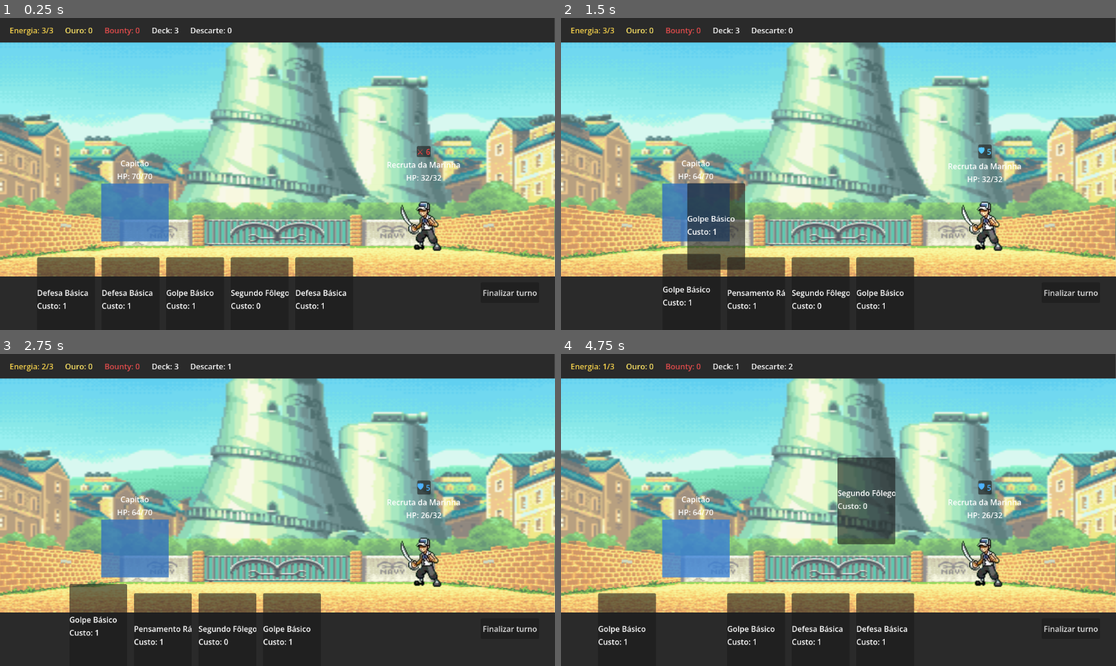
Above: before the commit, frames 1-4 (two rows, left to right).
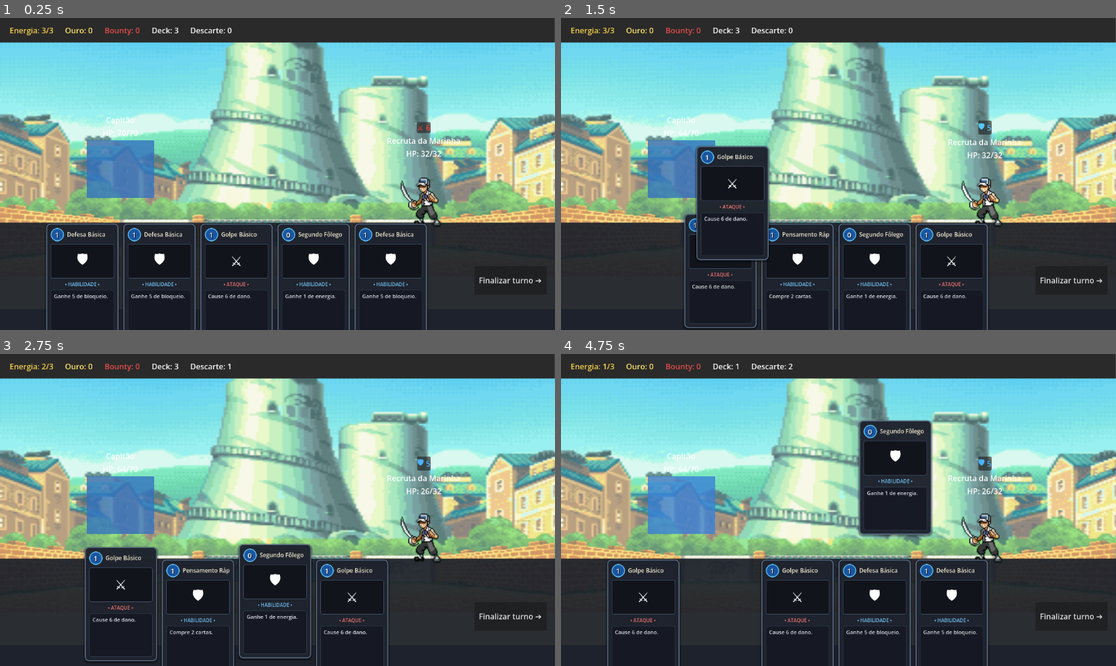
Above: after the commit, the same moments.

Repository: diogoasp/grand-voyage-deckbuilder
Game: Godot game, scene res://scenes/combat/CombatScene.tscn
The game is run twice, just before and just after one commit, with the same random seed, the same clock (stepped at 60 frames per second) and the same inputs. This scene is started directly instead of the project's main scene.
Inputs (mouse positions are in pixels of both pictures, inside the frame that each line leads up to):
- Up to frame 1 (0.25 s): no input
- Up to frame 2 (1.5 s): click "Finalizar turno" (after the commit: "Finalizar turno ➔") at 0.5 s; drag from (627, 301) to (894, 105) at 1.27 s
- Up to frame 3 (2.75 s): drag from (99, 637) to (249, 572) at 2.02 s
- Up to frame 4 (4.75 s): move the mouse to (721, 637) at 2.77 s; click (721, 637) at 2.92 s; drag from (627, 637) to (672, 463) at 3.52 s; drag from (694, 637) to (866, 510) at 4.27 s

The runs differ from the first frame. In frame 1, 23% of the frame differs, in the area x 0-100%, y 31-100%; in frame 2, 25%; in frame 3, 24%; in frame 4, 29%, in the area x 0-100%, y 21-100%.

Commit message:
Visual Cards Redesign

Diff:
--- a/scenes/combat/CardView.tscn
+++ b/scenes/combat/CardView.tscn
@@ -2,21 +2,160 @@
 
 [ext_resource type="Script" uid="uid://crijxbr6su6if" path="res://scenes/combat/card_view.gd" id="1_ty6ft"]
 
-[node name="CardView" type="PanelContainer" unique_id=1551394569]
-offset_right = 110.0
-offset_bottom = 160.0
-size_flags_stretch_ratio = 0.0
+[sub_resource type="StyleBoxFlat" id="StyleBoxFlat_card_bg"]
+bg_color = Color(0.12, 0.14, 0.18, 0.96)
+border_width_left = 2
+border_width_top = 2
+border_width_right = 2
+border_width_bottom = 2
+border_color = Color(0.35, 0.42, 0.52, 1)
+corner_radius_top_left = 8
+corner_radius_top_right = 8
+corner_radius_bottom_right = 8
+corner_radius_bottom_left = 8
+shadow_color = Color(0, 0, 0, 0.4)
+shadow_size = 4
+shadow_offset = Vector2(0, 2)
+
+[sub_resource type="StyleBoxFlat" id="StyleBoxFlat_crystal"]
+bg_color = Color(0.1, 0.35, 0.65, 0.95)
+border_width_left = 2
+border_width_top = 2
+border_width_right = 2
+border_width_bottom = 2
+border_color = Color(0.4, 0.8, 1, 1)
+corner_radius_top_left = 14
+corner_radius_top_right = 14
+corner_radius_bottom_right = 14
+corner_radius_bottom_left = 14
+
+[sub_resource type="StyleBoxFlat" id="StyleBoxFlat_art_frame"]
+bg_color = Color(0.07, 0.08, 0.11, 1)
+border_width_left = 1
+border_width_top = 1
+border_width_right = 1
+border_width_bottom = 1
+border_color = Color(0.25, 0.3, 0.4, 1)
+corner_radius_top_left = 4
+corner_radius_top_right = 4
+corner_radius_bottom_right = 4
+corner_radius_bottom_left = 4
+
+[sub_resource type="StyleBoxFlat" id="StyleBoxFlat_desc_box"]
+bg_color = Color(0.08, 0.09, 0.13, 0.8)
+border_width_left = 1
+border_width_top = 1
+border_width_right = 1
+border_width_bottom = 1
+border_color = Color(0.2, 0.25, 0.32, 0.8)
+corner_radius_top_left = 4
+corner_radius_top_right = 4
+corner_radius_bottom_right = 4
+corner_radius_bottom_left = 4
+
+[node name="CardView" type="PanelContainer"]
+custom_minimum_size = Vector2(150, 215)
+offset_right = 150.0
+offset_bottom = 215.0
+theme_override_styles/panel = SubResource("StyleBoxFlat_card_bg")
 script = ExtResource("1_ty6ft")
 
-[node name="VBoxContainer" type="VBoxContainer" parent="." unique_id=133676511]
+[node name="Margin" type="MarginContainer" parent="."]
 layout_mode = 2
-alignment = 1
+mouse_filter = 2
+theme_override_constants/margin_left = 7
+theme_override_constants/margin_top = 7
+theme_override_constants/margin_right = 7
+theme_override_constants/margin_bottom = 7
 
-[node name="NameLabel" type="Label" parent="VBoxContainer" unique_id=1201203674]
+[node name="CardVBox" type="VBoxContainer" parent="Margin"]
 layout_mode = 2
+mouse_filter = 2
+theme_override_constants/separation = 5
 
-[node name="CostLabel" type="Label" parent="VBoxContainer" unique_id=400787461]
+[node name="HeaderHBox" type="HBoxContainer" parent="Margin/CardVBox"]
 layout_mode = 2
+mouse_filter = 2
+theme_override_constants/separation = 6
 
-[node name="DescriptionLabel" type="Label" parent="VBoxContainer" unique_id=862027404]
+[node name="CostCrystal" type="PanelContainer" parent="Margin/CardVBox/HeaderHBox"]
+custom_minimum_size = Vector2(28, 28)
 layout_mode = 2
+mouse_filter = 2
+theme_override_styles/panel = SubResource("StyleBoxFlat_crystal")
+
+[node name="CostLabel" type="Label" parent="Margin/CardVBox/HeaderHBox/CostCrystal"]
+layout_mode = 2
+theme_override_colors/font_color = Color(1, 1, 1, 1)
+theme_override_colors/font_shadow_color = Color(0, 0, 0, 0.8)
+theme_override_constants/shadow_offset_x = 1
+theme_override_constants/shadow_offset_y = 1
+theme_override_font_sizes/font_size = 15
+text = "1"
+horizontal_alignment = 1
+vertical_alignment = 1
+
+[node name="NameLabel" type="Label" parent="Margin/CardVBox/HeaderHBox"]
+layout_mode = 2
+size_flags_horizontal = 3
+theme_override_colors/font_color = Color(0.95, 0.92, 0.82, 1)
+theme_override_font_sizes/font_size = 12
+text = "Golpe Básico"
+vertical_alignment = 1
+clip_text = true
+
+[node name="ArtContainer" type="PanelContainer" parent="Margin/CardVBox"]
+custom_minimum_size = Vector2(0, 72)
+layout_mode = 2
+mouse_filter = 2
+theme_override_styles/panel = SubResource("StyleBoxFlat_art_frame")
+
+[node name="ArtTexture" type="TextureRect" parent="Margin/CardVBox/ArtContainer"]
+visible = false
+layout_mode = 2
+mouse_filter = 2
+expand_mode = 1
+stretch_mode = 6
+
+[node name="PlaceholderArt" type="CenterContainer" parent="Margin/CardVBox/ArtContainer"]
+layout_mode = 2
+mouse_filter = 2
+
+[node name="ArtIconLabel" type="Label" parent="Margin/CardVBox/ArtContainer/PlaceholderArt"]
+layout_mode = 2
+theme_override_font_sizes/font_size = 28
+text = "⚔"
+horizontal_alignment = 1
+vertical_alignment = 1
+
+[node name="TypeBadge" type="Label" parent="Margin/CardVBox"]
+layout_mode = 2
+theme_override_colors/font_color = Color(0.65, 0.72, 0.8, 1)
+theme_override_font_sizes/font_size = 10
+text = "• ATAQUE •"
+horizontal_alignment = 1
+
+[node name="DescriptionBox" type="PanelContainer" parent="Margin/CardVBox"]
+layout_mode = 2
+size_flags_vertical = 3
+mouse_filter = 2
+theme_override_styles/panel = SubResource("StyleBoxFlat_desc_box")
+
+[node name="Margin" type="MarginContainer" parent="Margin/CardVBox/DescriptionBox"]
+layout_mode = 2
+mouse_filter = 2
+theme_override_constants/margin_left = 6
+theme_override_constants/margin_top = 4
+theme_override_constants/margin_right = 6
+theme_override_constants/margin_bottom = 4
+
+[node name="DescriptionLabel" type="RichTextLabel" parent="Margin/CardVBox/DescriptionBox/Margin"]
+layout_mode = 2
+mouse_filter = 2
+theme_override_colors/default_color = Color(0.85, 0.87, 0.9, 1)
+theme_override_font_sizes/normal_font_size = 11
+bbcode_enabled = true
+text = "Cause 6 de dano."
+fit_content = true
+scroll_active = false
+autowrap_mode = 2
--- a/scenes/combat/CombatScene.tscn
+++ b/scenes/combat/CombatScene.tscn
@@ -93,20 +93,20 @@
 vertical_alignment = 1
 
 [node name="ColorRect2" type="ColorRect" parent="." unique_id=1042119628]
-custom_minimum_size = Vector2(0, 105)
+custom_minimum_size = Vector2(0, 220)
 layout_mode = 0
 offset_left = -3.0
-offset_top = 537.0
+offset_top = 425.0
 offset_right = 1154.0
 offset_bottom = 648.0
-color = Color(0.16543144, 0.16543144, 0.16543144, 1)
+color = Color(0.1, 0.12, 0.16, 0.92)
 
 [node name="EnemyArea" type="VBoxContainer" parent="." unique_id=1800212012]
 layout_mode = 0
 offset_left = 760.0
-offset_top = 180.0
+offset_top = 130.0
 offset_right = 1000.0
-offset_bottom = 430.0
+offset_bottom = 380.0
 alignment = 1
 
 [node name="EnemyIntentContainer" type="HBoxContainer" parent="EnemyArea" unique_id=749684533]
@@ -141,10 +141,10 @@
 
 [node name="PlayerArea" type="VBoxContainer" parent="." unique_id=1316187393]
 layout_mode = 0
-offset_left = 210.0
-offset_top = 290.0
-offset_right = 350.0
-offset_bottom = 510.0
+offset_left = 180.0
+offset_top = 200.0
+offset_right = 320.0
+offset_bottom = 420.0
 
 [node name="PlayerNameLabel" type="Label" parent="PlayerArea" unique_id=1006205033]
 layout_mode = 2
@@ -177,19 +177,21 @@
 
 [node name="HandArea" type="HBoxContainer" parent="." unique_id=767289767]
 layout_mode = 0
-offset_left = 20.0
-offset_top = 497.0
-offset_right = 800.0
+offset_left = 16.0
+offset_top = 426.0
+offset_right = 970.0
 offset_bottom = 648.0
+theme_override_constants/separation = 6
 alignment = 1
 
 [node name="EndTurnButton" type="Button" parent="." unique_id=352398968]
 layout_mode = 0
-offset_left = 998.0
-offset_top = 549.0
-offset_right = 1119.0
-offset_bottom = 592.0
-text = "Finalizar turno"
+offset_left = 985.0
+offset_top = 515.0
+offset_right = 1135.0
+offset_bottom = 575.0
+theme_override_font_sizes/font_size = 16
+text = "Finalizar turno ➔"
 
 [node name="ResultPanel" type="PanelContainer" parent="." unique_id=1992243722]
 visible = false
--- a/scenes/combat/card_view.gd
+++ b/scenes/combat/card_view.gd
@@ -5,14 +5,20 @@
 signal card_drag_ended(card_view: CardView)
 signal card_play_requested(card_view: CardView, drop_position: Vector2)
 
-const CARD_SIZE: Vector2 = Vector2(120, 180)
+const CARD_SIZE: Vector2 = Vector2(150, 215)
 
 const BASE_POSITION: Vector2 = Vector2.ZERO
-const HOVER_POSITION: Vector2 = Vector2(0, -24)
-
-@onready var name_label: Label = $VBoxContainer/NameLabel
-@onready var cost_label: Label = $VBoxContainer/CostLabel
-@onready var description_label: Label = $VBoxContainer/DescriptionLabel
+const HOVER_POSITION: Vector2 = Vector2(0, -32)
+
+@onready var cost_crystal: PanelContainer = $Margin/CardVBox/HeaderHBox/CostCrystal
+@onready var cost_label: Label = $Margin/CardVBox/HeaderHBox/CostCrystal/CostLabel
+@onready var name_label: Label = $Margin/CardVBox/HeaderHBox/NameLabel
+@onready var art_container: PanelContainer = $Margin/CardVBox/ArtContainer
+@onready var art_texture: TextureRect = $Margin/CardVBox/ArtContainer/ArtTexture
+@onready var placeholder_art: CenterContainer = $Margin/CardVBox/ArtContainer/PlaceholderArt
+@onready var art_icon_label: Label = $Margin/CardVBox/ArtContainer/PlaceholderArt/ArtIconLabel
+@onready var type_badge: Label = $Margin/CardVBox/TypeBadge
+@onready var description_label: RichTextLabel = $Margin/CardVBox/DescriptionBox/Margin/DescriptionLabel
 
 var instance_id: int = -1
 var card_id: String = ""
@@ -33,24 +39,80 @@
 	mouse_entered.connect(_on_mouse_entered)
 	mouse_exited.connect(_on_mouse_exited)
 
-	name_label.clip_text = true
-	cost_label.clip_text = true
-	description_label.clip_text = true
-	description_label.autowrap_mode = TextServer.AUTOWRAP_WORD_SMART
-
 
 func setup(card_instance: CardInstance, card_data: Dictionary) -> void:
 	instance_id = card_instance.instance_id
 	card_id = card_instance.card_id
-	cost = int(card_data["cost"])
+	cost = int(card_data.get("cost", 0))
 
 	custom_minimum_size = CARD_SIZE
 	size = CARD_SIZE
 	position = BASE_POSITION
 
-	name_label.text = str(card_data["name"])
-	cost_label.text = "Custo: %d" % cost
-	description_label.text = str(card_data["description"])
+	# 1. Custo e Nome
+	name_label.text = str(card_data.get("name", card_id))
+	cost_label.text = str(cost)
+
+	# 2. Descrição
+	description_label.text = str(card_data.get("description", ""))
+
+	# 3. Tipo e Arte Placeholder
+	var card_type: String = str(card_data.get("type", "skill")).to_lower()
+	var rarity: String = str(card_data.get("rarity", "common")).to_lower()
+
+	match card_type:
+		"attack":
+			type_badge.text = "• ATAQUE •"
+			type_badge.add_theme_color_override("font_color", Color(0.95, 0.45, 0.45))
+			art_icon_label.text = "⚔"
+		"skill":
+			type_badge.text = "• HABILIDADE •"
+			type_badge.add_theme_color_override("font_color", Color(0.45, 0.75, 0.95))
+			art_icon_label.text = "🛡"
+		"power":
+			type_badge.text = "• PODER •"
+			type_badge.add_theme_color_override("font_color", Color(0.95, 0.8, 0.35))
+			art_icon_label.text = "⚡"
+		_:
+			type_badge.text = "• CARTA •"
+			type_badge.add_theme_color_override("font_color", Color(0.7, 0.75, 0.8))
+			art_icon_label.text = "📜"
+
+	# 4. Suporte para imagem de arte se fornecida nos dados
+	var art_path: String = str(card_data.get("art_path", ""))
+	if art_path != "" and ResourceLoader.exists(art_path):
+		var tex: Texture2D = load(art_path)
+		if tex != null:
+			art_texture.texture = tex
+			art_texture.visible = true
+			placeholder_art.visible = false
+		else:
+			art_texture.visible = false
+			placeholder_art.visible = true
+	else:
+		art_texture.visible = false
+		placeholder_art.visible = true
+
+	# 5. Borda e Moldura conforme a Raridade
+	_apply_rarity_styling(rarity)
+
+
+func _apply_rarity_styling(rarity: String) -> void:
+	var border_color := Color(0.35, 0.42, 0.52) # Comum padrão
+	match rarity:
+		"uncommon":
+			border_color = Color(0.2, 0.7, 0.85) # Azul turquesa
+		"rare":
+			border_color = Color(0.85, 0.4, 0.95) # Roxo místico
+		"legendary":
+			border_color = Color(0.95, 0.8, 0.25) # Dourado lendário
+
+	# Clona o StyleBox para não vazar a cor entre todas as cartas
+	var panel_sb: StyleBox = get_theme_stylebox("panel")
+	if panel_sb is StyleBoxFlat:
+		var new_sb: StyleBoxFlat = panel_sb.duplicate()
+		new_sb.border_color = border_color
+		add_theme_stylebox_override("panel", new_sb)
 
 
 func _gui_input(event: InputEvent) -> void:
--- a/scenes/combat/combat_scene.gd
+++ b/scenes/combat/combat_scene.gd
@@ -4,7 +4,7 @@
 signal combat_defeat
 
 const CARD_VIEW_SCENE: PackedScene = preload("res://scenes/combat/CardView.tscn")
-const CARD_SLOT_SIZE: Vector2 = Vector2(130, 190)
+const CARD_SLOT_SIZE: Vector2 = Vector2(154, 220)
 
 @onready var player_area: Control = $PlayerArea
 @onready var player_name_label: Label = $PlayerArea/PlayerNameLabel
@@ -624,12 +624,12 @@
 			continue
 
 		var card_button := Button.new()
-		card_button.custom_minimum_size = Vector2(140, 180)
+		card_button.custom_minimum_size = Vector2(150, 215)
 		var c_name: String = str(card_data.get("name", card_id))
 		var c_cost: int = int(card_data.get("cost", 0))
 		var c_desc: String = str(card_data.get("description", ""))
 		var c_type: String = str(card_data.get("type", "carta")).to_upper()
-		card_button.text = "[%s]\n%s\nCusto: %d\n\n%s" % [c_type, c_name, c_cost, c_desc]
+		card_button.text = "🔷 %d  |  [%s]\n\n%s\n\n%s" % [c_cost, c_type, c_name, c_desc]
 		card_button.autowrap_mode = TextServer.AUTOWRAP_WORD_SMART
 		card_button.pressed.connect(_on_reward_card_chosen.bind(card_id))
 		reward_cards_container.add_child(card_button)
Not shown, changed: docs/CURRENT_TASK.md
